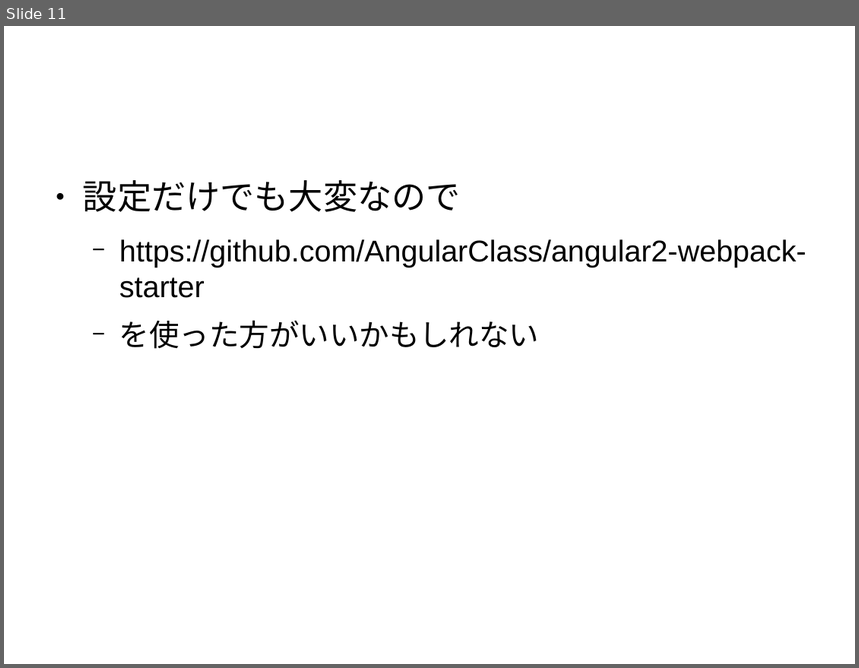
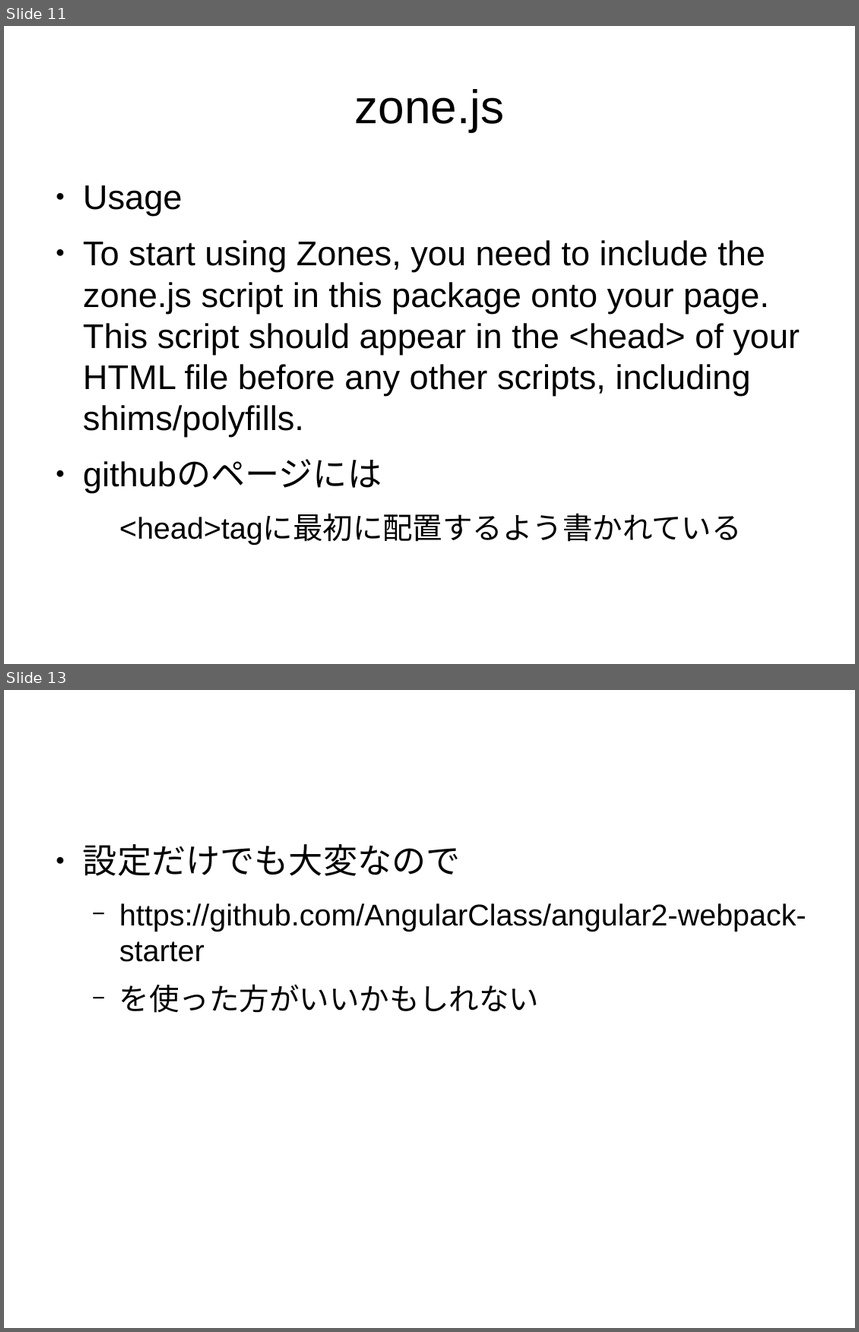
Before and after one commit to sallop/til, a slide deck: angular2の紹介.odp. Shown one above the other, each under a label of ours: slide 11 before the commit, slides 11 and 13 after it; the slides between them are not shown. The pictures are 859x668 and 859x1332 pixels, drawn with LibreOffice and Linux fonts; fonts in the diff are those of the drawing. Boxes give left, top, right and bottom in pixels: in the first picture for what was removed or moved away, otherwise in the second. Text is boxed around its words. In the diff, an @@ line names an element or a change of style, - is before the commit and + after.

```diff
--- a/angular2の紹介.odp
+++ b/angular2の紹介.odp
@@ slide 11 added at box(4, 26, 855, 664), background #FFFFFF @@
@@ title added at box(354, 89, 504, 132), 44 pt, text #000000 @@
+zone.js
@@ text added at box(83, 186, 800, 545), 32 pt, text #000000 @@
+● Usage
+● To start using Zones, you need to include the zone.js script in this package onto your page. This script should appear in the <head> of your HTML file before any other scripts, including shims/polyfills.
+● githubのページには
+  <head>tagに最初に配置するよう書かれている
@@ what was slide 11 is now slide 13 @@
```
Also in this commit, not shown: 2 slides changed, 2 other slides added.
